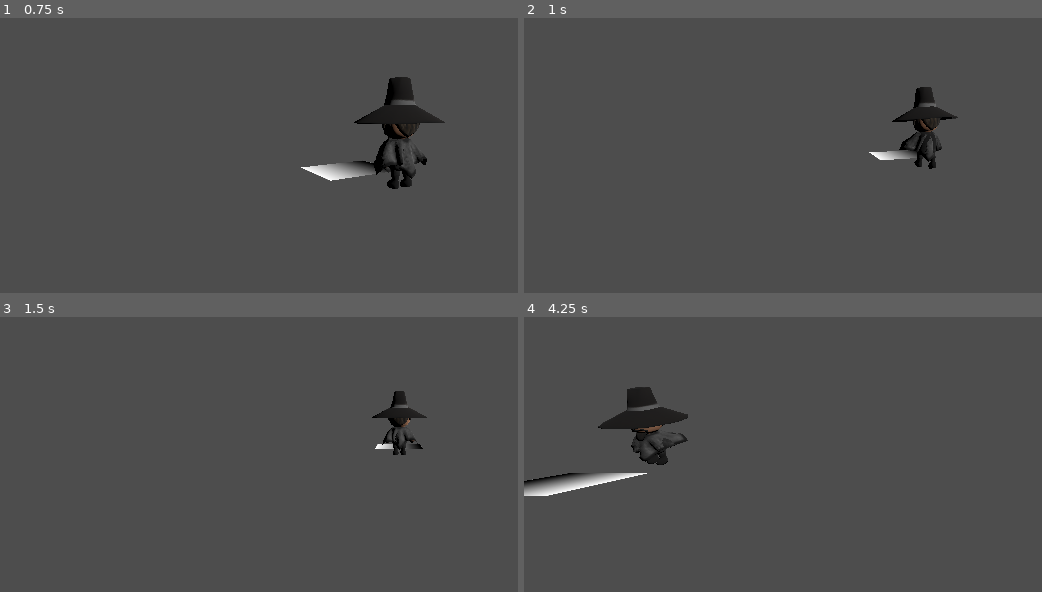
Above: before the commit, frames 1-4 (two rows, left to right).
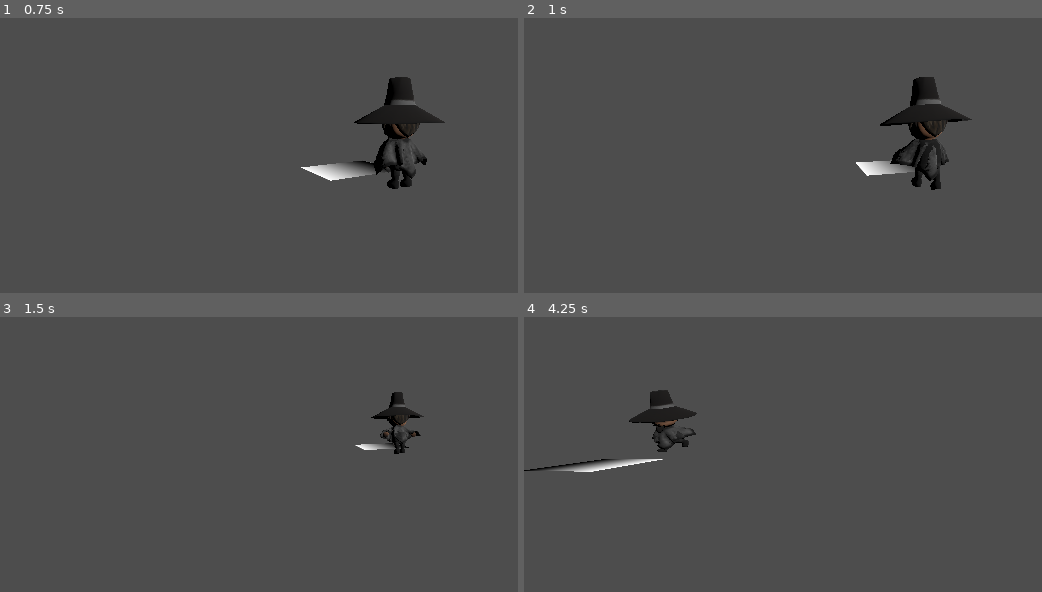
Above: after the commit, the same moments.

Repository: ZergioPC/aux_sombreron
Game: Godot game, scene res://Scenes/testing.tscn
The game is run twice, just before and just after one commit, with the same random seed, the same clock (stepped at 60 frames per second) and the same inputs. This scene is started directly instead of the project's main scene.
Inputs:
- Up to frame 1 (0.75 s): hold Up (move_forward) from 0.53 s (still down); tap X (attack) at 0.6 s
- Up to frame 2 (1 s): keep holding Up (move_forward); tap Z (dash) at 0.8 s
- Up to frame 3 (1.5 s): keep holding Up (move_forward); tap Z (dash) at 1.35 s
- Up to frame 4 (4.25 s): tap Shift (run) at 1.55 s; release Up (move_forward) at 2.03 s; hold Shift (run) 2.03-2.78 s; hold Left (move_left) 2.03-3.53 s; tap X (attack) at 2.3, 2.85 s; tap Z (dash) at 3.05, 3.6 s; hold Down (move_back) from 3.53 s (still down); hold Shift (run) from 3.53 s (still down)

Frame 1 is identical in both runs. In frame 2, 2.3% of the frame differs, in the area x 64-87%, y 21-63%; in frame 3, 0.6%; in frame 4, 3.3%, in the area x 0-34%, y 25-66%.

Commit message:
FIX. Se arregla animacion del dash y bug de direccion

Diff:
--- a/Player/Scripts/sombreron.gd
+++ b/Player/Scripts/sombreron.gd
@@ -11,6 +11,8 @@
 @export var gravity: float = 20.0
 
 @export_group("Dash")
+## Tiempo que el jugador permanece quieto antes de desplazarse con el dash.
+@export var dash_windup: float = 0.15
 @export var dash_speed: float = 12.0
 @export var dash_duration: float = 0.25
 @export var dash_cooldown: float = 0.8
@@ -41,6 +43,7 @@
 
 var current_state: State = State.IDLE
 
+var dash_windup_timer: float = 0.0
 var dash_timer: float = 0.0
 var dash_cooldown_timer: float = 0.0
 var action_timer: float = 0.0
@@ -192,18 +195,52 @@
 
 func start_dash() -> void:
 
+	# Con entrada se usa la dirección de movimiento; sin entrada se usa hacia
+	# dónde está mirando el jugador (el pivote/modelo), no el eje del cuerpo.
 	if movement_direction != Vector3.ZERO:
-		dash_direction = movement_direction
+		dash_direction = movement_direction.normalized()
 	else:
-		dash_direction = -global_transform.basis.z
-
+		dash_direction = _get_facing_direction()
+
+	# Fase de preparación: el personaje se queda quieto antes de desplazarse.
+	dash_windup_timer = dash_windup
 	dash_timer = dash_duration
 	dash_cooldown_timer = dash_cooldown
 
+	velocity.x = 0.0
+	velocity.z = 0.0
+
 	change_state(State.DASH)
 
 
+## Devuelve la dirección horizontal hacia la que mira el jugador. El cuerpo no
+## rota, así que la orientación real vive en el pivote (o en el modelo).
+func _get_facing_direction() -> Vector3:
+	var reference: Node3D = pivote if pivote != null else model
+
+	if reference == null:
+		var fallback := -global_transform.basis.z
+		fallback.y = 0.0
+		return fallback.normalized()
+
+	var facing := reference.global_transform.basis.z
+	facing.y = 0.0
+
+	if facing.length_squared() < 0.0001:
+		facing = -global_transform.basis.z
+		facing.y = 0.0
+
+	return facing.normalized()
+
+
 func update_dash(delta: float) -> void:
+
+	# Mientras dura la preparación el jugador no se mueve.
+	if dash_windup_timer > 0.0:
+		dash_windup_timer -= delta
+		velocity.x = 0.0
+		velocity.z = 0.0
+		return
 
 	dash_timer -= delta
 
@@ -289,7 +326,7 @@
 			play_animation("run", 1.0)
 
 		State.DASH:
-			play_animation("dash" , 1.0)
+			play_animation("dash", 1.0)
 
 		State.ATTACK:
 			play_animation("attack", 1.0)
--- a/Player/player.tscn
+++ b/Player/player.tscn
@@ -19,6 +19,9 @@
 script = ExtResource("2_slwb0")
 walk_speed = 1.5
 run_speed = 4.0
+dash_speed = 8.0
+dash_duration = 0.6
+attack_duration = 4.0
 animation_player = NodePath("Sombreron/AnimationPlayer")
 model = NodePath("Sombreron/SombreronV2")
 pivote = NodePath("Sombreron/Pivote")
